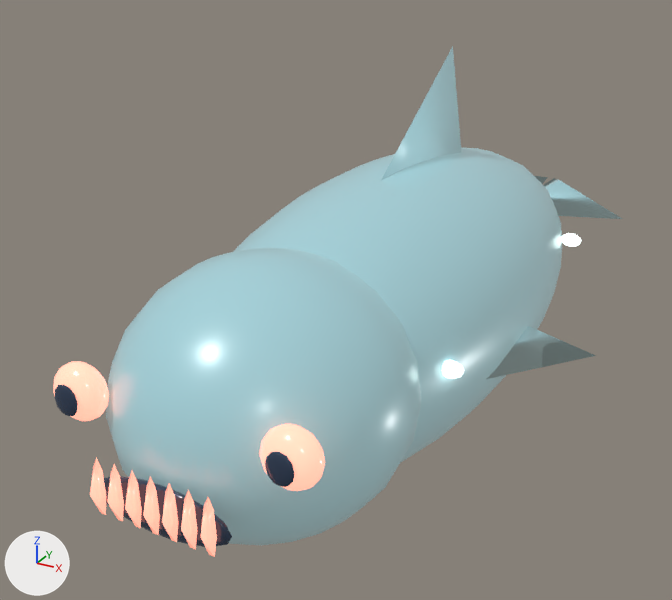
The Blender file assets/models/ocean/fish/razor-current.blend as it was, and as the next commit left it.
Rendered twice from a 50 mm camera at (1.72, -3.73, 1.76) aimed at (-0.32, -0.01, -0.1). Every picture has the same lights, and +X, +Y and +Z are marked at lower left. The older version comes first.

Names of what the first picture shows: 'body', 'dorsal-fin-blade', 'head', 'mouth', 'swim-fin-1-blade', 'tail-lobe-1', 'weak-point-eye--1', 'weak-point-eye-1' and 12 more.
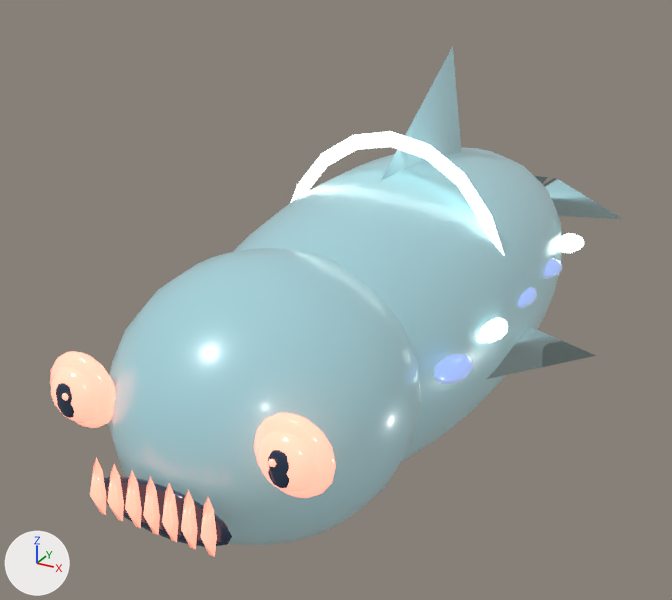
Where the change shows, as pixel boxes [x1, y1, x2, y2] in the pictures (672 x 600 px):
'luminous-halo', added: after [291, 131, 505, 256]
'weak-point-eye-1', moved: before [259, 424, 325, 491]; after [257, 431, 317, 493]
'eye-glow-1', added: after [254, 412, 336, 498]
'weak-point-eye--1', moved: before [53, 361, 109, 421]; after [51, 367, 98, 423]
'eye-glow--1', added: after [50, 351, 116, 428]
'scale-1-0', added: after [434, 354, 473, 384]
'scale-1-1', added: after [477, 318, 508, 343]
'scale-1-4', added: after [558, 234, 584, 253]
'scale-1-3', added: after [544, 258, 562, 279]
'scale-1-2', added: after [518, 287, 537, 308]
'eye-catchlight-1', added: after [268, 459, 276, 467]

The change, as a diff of the scene's bpy script:
```diff
--- a/assets/models/ocean/fish/razor-current.blend.py
+++ b/assets/models/ocean/fish/razor-current.blend.py
@@ ob_weak_point_eye__1 @@
 ob_weak_point_eye__1.parent = ob_razor_current
-ob_weak_point_eye__1.location = (-0.43, -1.666, 0.16)
+ob_weak_point_eye__1.location = (-0.43, -1.678, 0.16)
 ob_weak_point_eye__1.scale = (0.11, 0.075, 0.11)
@@ ob_weak_point_eye_1 @@
 ob_weak_point_eye_1.parent = ob_razor_current
-ob_weak_point_eye_1.location = (0.43, -1.666, 0.16)
+ob_weak_point_eye_1.location = (0.43, -1.678, 0.16)
 ob_weak_point_eye_1.scale = (0.11, 0.075, 0.11)
@@ ob_luminous_halo @@
+ob_luminous_halo = bpy.data.objects.new('luminous-halo', me_torus_006)  # a torus around z (ring radius 0.72, tube radius 0.04) spanning x -0.76..0.76, y -0.76..0.76, z -0.03..0.03; in mat_razor_current_biolight (white #e5f9f5, glowing white #e5f9f5)
+ob_luminous_halo.parent = ob_razor_current
+ob_luminous_halo.location = (0.0, -0.105, 0.05)
+ob_luminous_halo.rotation_euler = (1.571, 0.0, 0.0)  # degrees (90, 0, 0)
+ob_luminous_halo.scale = (0.791, 0.993, 1.0)
@@ ob_scale_1_4 @@
+ob_scale_1_4 = bpy.data.objects.new('scale-1-4', me_sphere_218)  # a UV sphere (10 segments, 5 rings, poles along z) spanning x -0.9..0.9, y -0.95..0.95, z -1.0..1.0; in mat_razor_current_biolight (white #e5f9f5, glowing white #e5f9f5)
+ob_scale_1_4.parent = ob_razor_current
+ob_scale_1_4.location = (0.616, 0.732, 0.12)
+ob_scale_1_4.scale = (0.07, 0.12, 0.035)
@@ ob_scale_1_3 @@
+ob_scale_1_3 = bpy.data.objects.new('scale-1-3', me_sphere_216)  # a UV sphere (10 segments, 5 rings, poles along z) spanning x -0.9..0.9, y -0.95..0.95, z -1.0..1.0; in mat_razor_current_accent (blue #356af2, glowing white #e5f9f5)
+ob_scale_1_3.parent = ob_razor_current
+ob_scale_1_3.location = (0.616, 0.346, 0.12)
+ob_scale_1_3.scale = (0.07, 0.12, 0.035)
@@ ob_scale_1_2 @@
+ob_scale_1_2 = bpy.data.objects.new('scale-1-2', me_sphere_214)  # a UV sphere (10 segments, 5 rings, poles along z) spanning x -0.9..0.9, y -0.95..0.95, z -1.0..1.0; in mat_razor_current_accent (blue #356af2, glowing white #e5f9f5)
+ob_scale_1_2.parent = ob_razor_current
+ob_scale_1_2.location = (0.616, -0.0392, 0.12)
+ob_scale_1_2.scale = (0.07, 0.12, 0.035)
@@ ob_scale_1_1 @@
+ob_scale_1_1 = bpy.data.objects.new('scale-1-1', me_sphere_218.copy())
+ob_scale_1_1.parent = ob_razor_current
+ob_scale_1_1.location = (0.616, -0.425, 0.12)
+ob_scale_1_1.scale = (0.07, 0.12, 0.035)
@@ ob_scale_1_0 @@
+ob_scale_1_0 = bpy.data.objects.new('scale-1-0', me_sphere_210)  # a UV sphere (10 segments, 5 rings, poles along z) spanning x -0.9..0.9, y -0.95..0.95, z -1.0..1.0; in mat_razor_current_accent (blue #356af2, glowing white #e5f9f5)
+ob_scale_1_0.parent = ob_razor_current
+ob_scale_1_0.location = (0.616, -0.81, 0.12)
+ob_scale_1_0.scale = (0.07, 0.12, 0.035)
@@ ob_eye_catchlight_1 @@
+ob_eye_catchlight_1 = bpy.data.objects.new('eye-catchlight-1', me_sphere_202)  # a UV sphere (8 segments, 4 rings, poles along z) spanning x -1.0..1.0, y -1.0..1.0, z -1.0..1.0; in mat_razor_current_eye (pink #ff9b86, glowing pink #ff9b86)
+ob_eye_catchlight_1.parent = ob_razor_current
+ob_eye_catchlight_1.location = (0.415, -1.755, 0.186)
+ob_eye_catchlight_1.scale = (0.0143, 0.009, 0.0143)
@@ ob_eye_glow_1 @@
+ob_eye_glow_1 = bpy.data.objects.new('eye-glow-1', me_sphere_107.copy())  # the mesh of ob_weak_point_eye_1
+ob_eye_glow_1.parent = ob_razor_current
+ob_eye_glow_1.location = (0.43, -1.654, 0.16)
+ob_eye_glow_1.scale = (0.145, 0.06, 0.145)
@@ ob_eye_glow__1 @@
+ob_eye_glow__1 = bpy.data.objects.new('eye-glow--1', me_sphere_107.copy())  # the mesh of ob_weak_point_eye_1
+ob_eye_glow__1.parent = ob_razor_current
+ob_eye_glow__1.location = (-0.43, -1.654, 0.16)
+ob_eye_glow__1.scale = (0.145, 0.06, 0.145)
```
